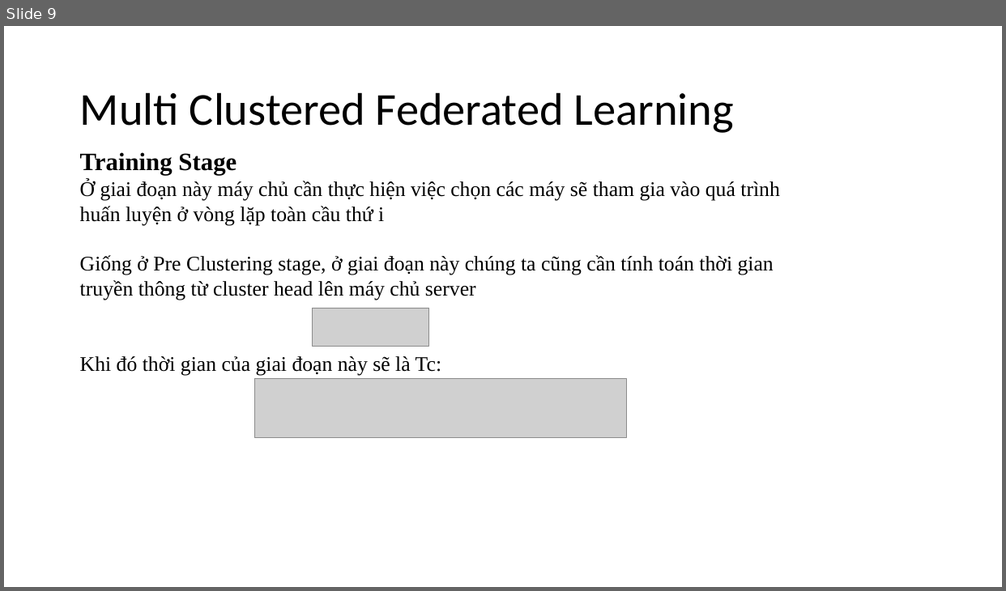
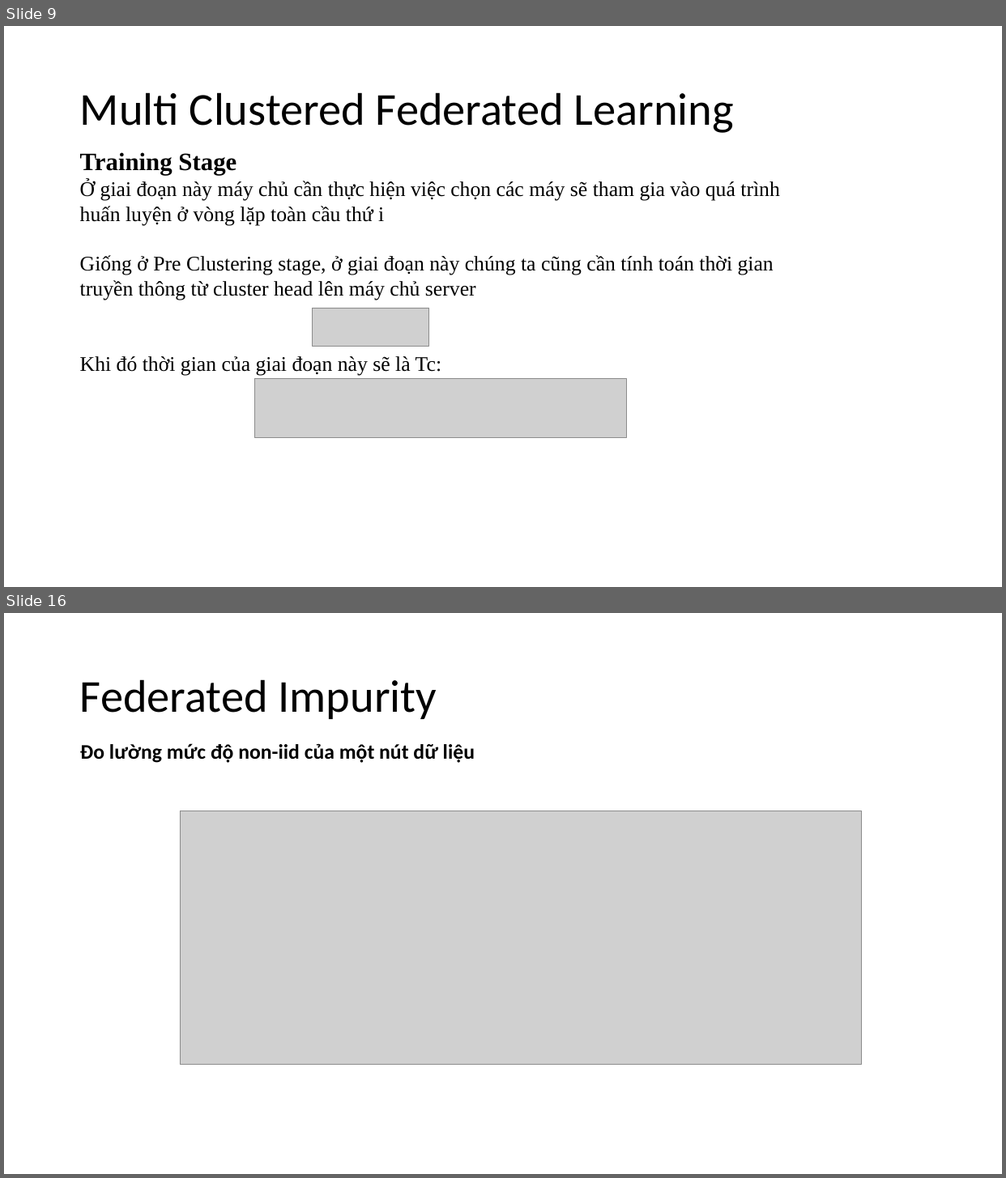
Before and after one commit to HieuHuyNguyenzz/Federated-Learning, a slide deck: Báo cáo FL lần 2/Báo cáo Federated Learning.pptx. Shown one above the other, each under a label of ours: slide 9 before the commit, slides 9 and 16 after it; the slides between them are not shown. The pictures are 1006x591 and 1006x1178 pixels, drawn with LibreOffice and Linux fonts; fonts in the diff are those of the drawing; grey boxes stand for pictures. Boxes give left, top, right and bottom in pixels: in the first picture for what was removed or moved away, otherwise in the second. Text is boxed around its words. In the diff, an @@ line names an element or a change of style, - is before the commit and + after.

```diff
--- a/Báo cáo FL lần 2/Báo cáo Federated Learning.pptx
+++ b/Báo cáo FL lần 2/Báo cáo Federated Learning.pptx
@@ slide 16 added at (4,613,1002,1174), background #FFFFFF @@
@@ title added at (80,679,437,719), 44 pt, text #000000 @@
+Federated Impurity
@@ text added at (80,743,475,763), 20 pt, text #000000, bold @@
+Đo lường mức độ non-iid của một nút dữ liệu
@@ picture added at (180,811,861,1065) @@
```
Also in this commit, not shown: 5 slides changed, 6 other slides added, 2 other files.
